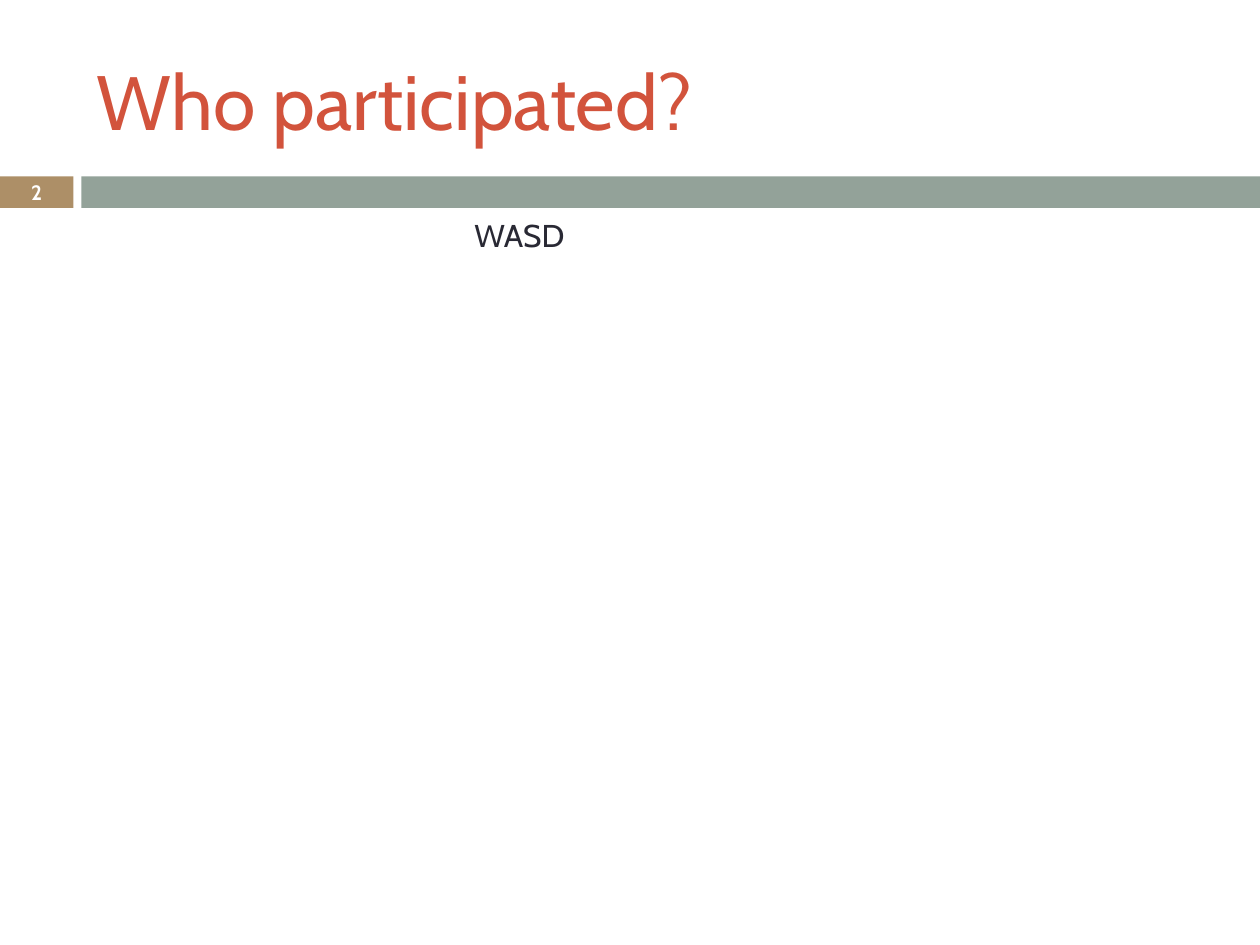
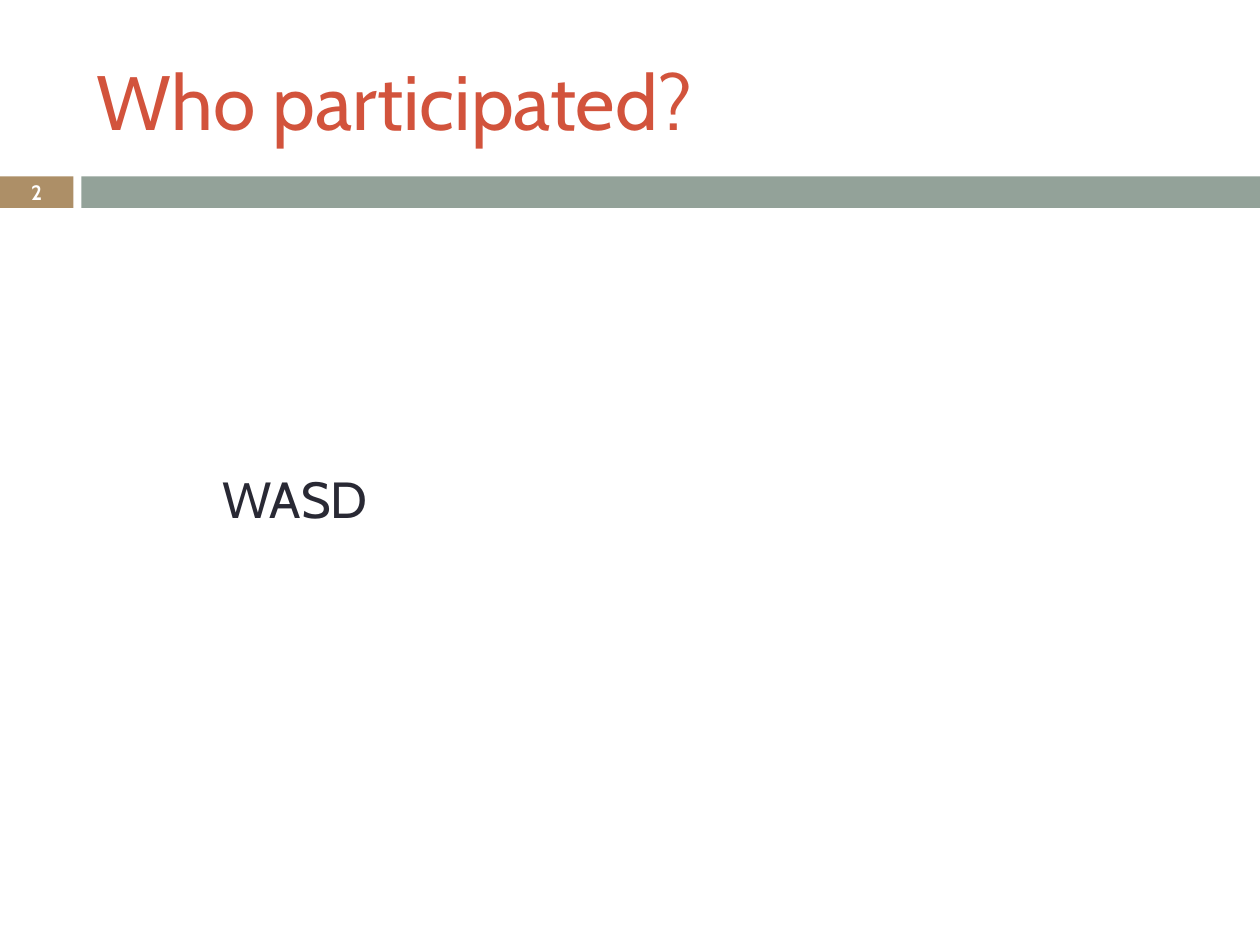
Before and after one commit to LukeSteg/LCABiometric, a slide deck: slide 2 of exampleOutput.pptx. Drawn at 1260x945 pixels with LibreOffice and Linux fonts; fonts in the diff are those of the drawing. Boxes give left, top, right and bottom in pixels: in the first picture for what was removed or moved away, otherwise in the second. Text is boxed around its words. In the diff, an @@ line names an element or a change of style, - is before the commit and + after.

```diff
--- a/exampleOutput.pptx
+++ b/exampleOutput.pptx
@@ text "WASD": place and size @@
-text "WASD" at bbox=[474, 224, 564, 248]
+text "WASD" at bbox=[222, 481, 367, 519]
@@ text "WASD" at bbox=[222, 481, 367, 519]: size 18 to 29 pt; more space between paragraphs @@
```
Also in this commit, not shown: 2 other slides changed, 13 other files.
